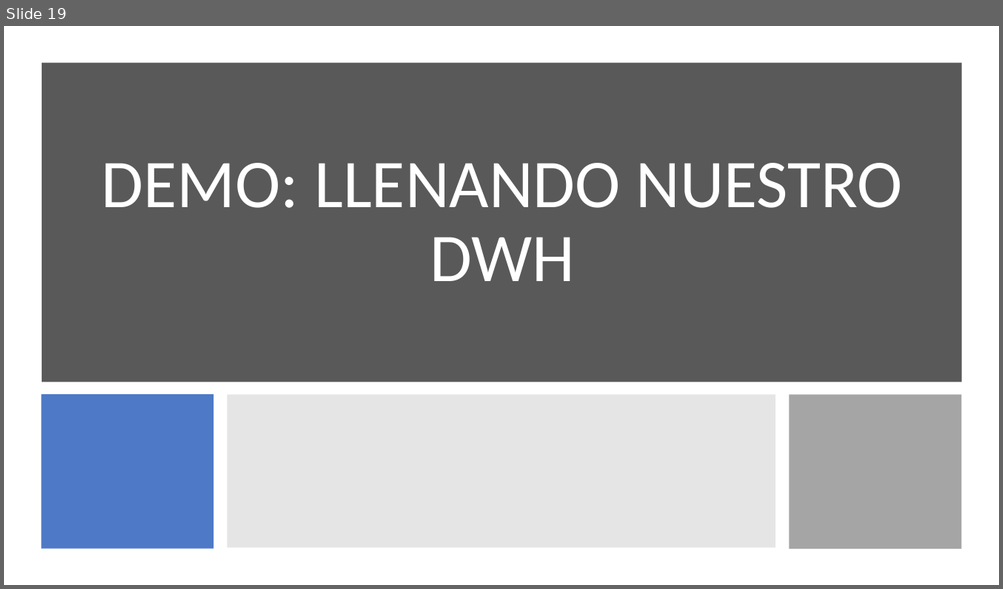
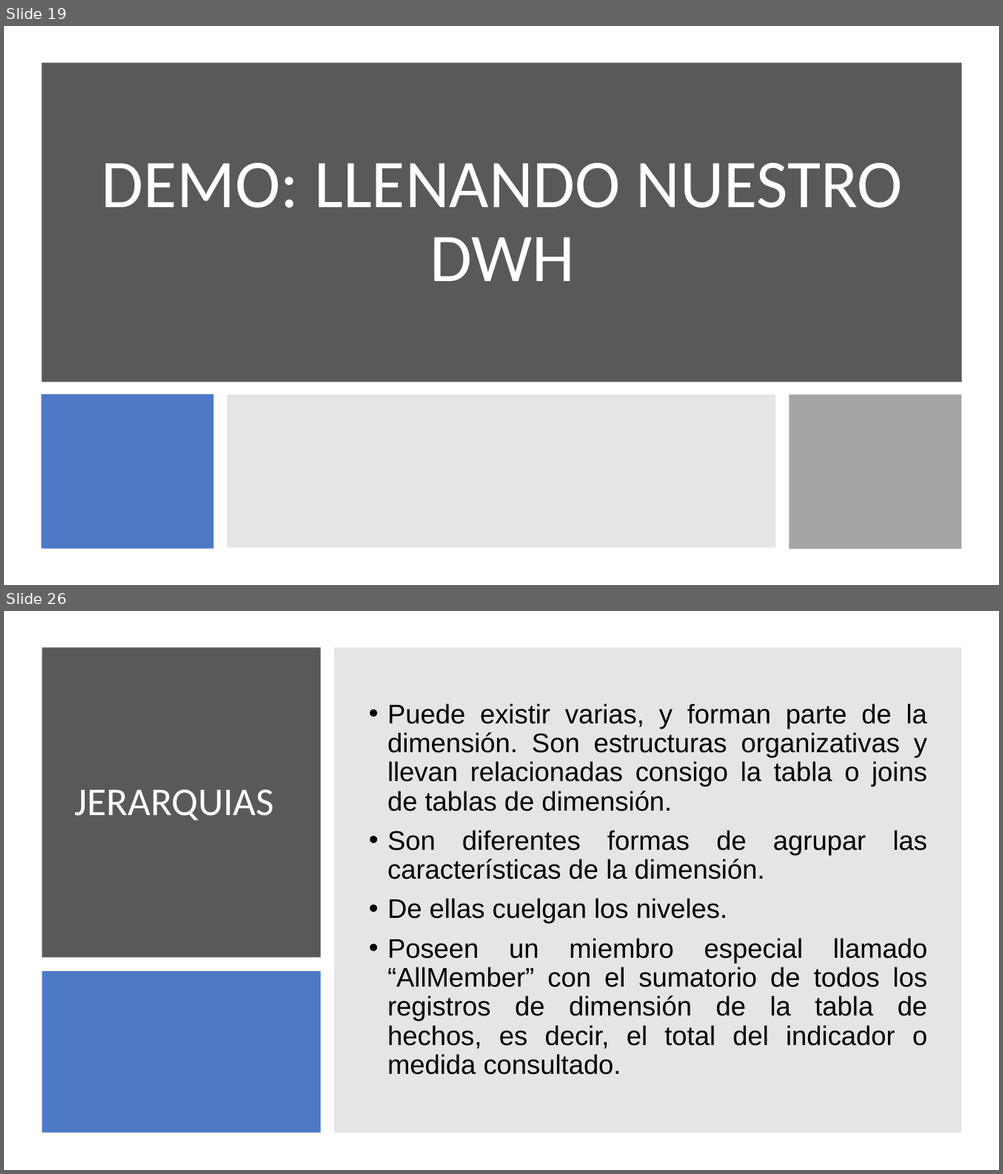
Before and after one commit to jorloicono/AF-BIGDATA-BI, a slide deck: PRESENTACIONES/5. Pentaho.pptx. Shown one above the other, each under a label of ours: slide 19 before the commit, slides 19 and 26 after it; the slides between them are not shown. The pictures are 1003x589 and 1003x1174 pixels, drawn with LibreOffice and Linux fonts; fonts in the diff are those of the drawing. Boxes give left, top, right and bottom in pixels: in the first picture for what was removed or moved away, otherwise in the second. Text is boxed around its words. In the diff, an @@ line names an element or a change of style, - is before the commit and + after.

```diff
--- a/PRESENTACIONES/5. Pentaho.pptx
+++ b/PRESENTACIONES/5. Pentaho.pptx
@@ slide 26 added at box(4, 611, 999, 1170), background #FFFFFF @@
@@ rectangle added at box(42, 647, 320, 958), fill #595959 @@
@@ rectangle added at box(334, 647, 962, 1133), fill #808080 at 20% opacity @@
@@ text added at box(387, 703, 928, 1075), 26 pt, text #000000 @@
+• Puede existir varias, y forman parte de la dimensión. Son estructuras organizativas y llevan relacionadas consigo la tabla o joins de tablas de dimensión.
+• Son diferentes formas de agrupar las características de la dimensión.
+• De ellas cuelgan los niveles.
+• Poseen un miembro especial llamado “AllMember” con el sumatorio de todos los registros de dimensión de la tabla de hechos, es decir, el total del indicador o medida consultado.
@@ title added at box(75, 789, 274, 820), 38 pt, text #FFFFFF @@
+JERARQUIAS
@@ rectangle added at box(42, 971, 320, 1133), fill #4472C4 at 95% opacity @@
```
Also in this commit, not shown: 1 slide changed, 8 other slides added, 2 slides removed, 19 other files.
